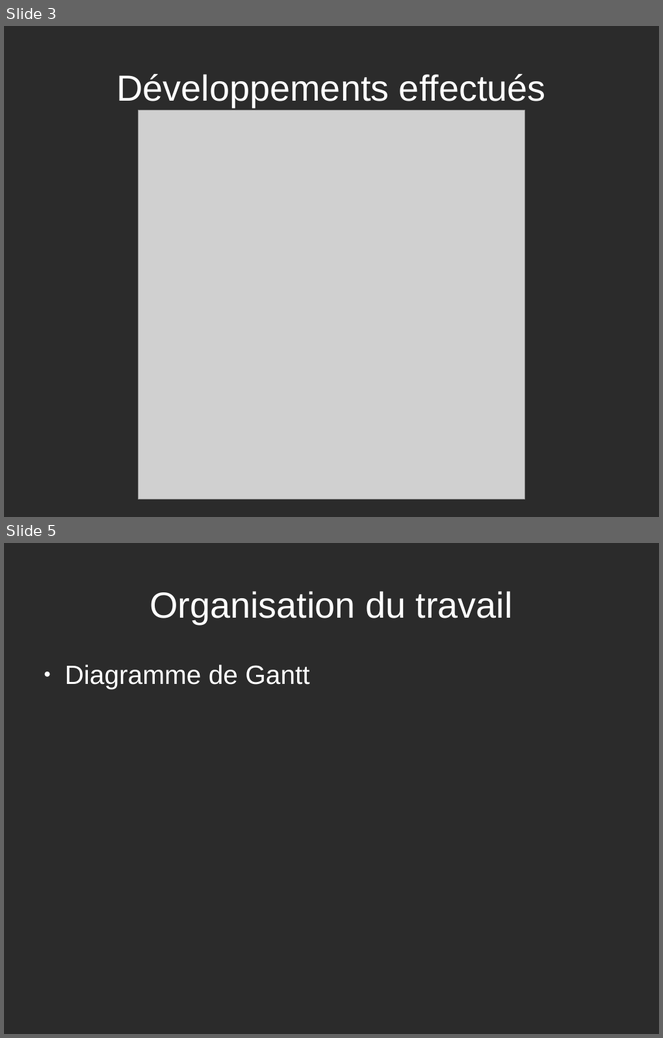
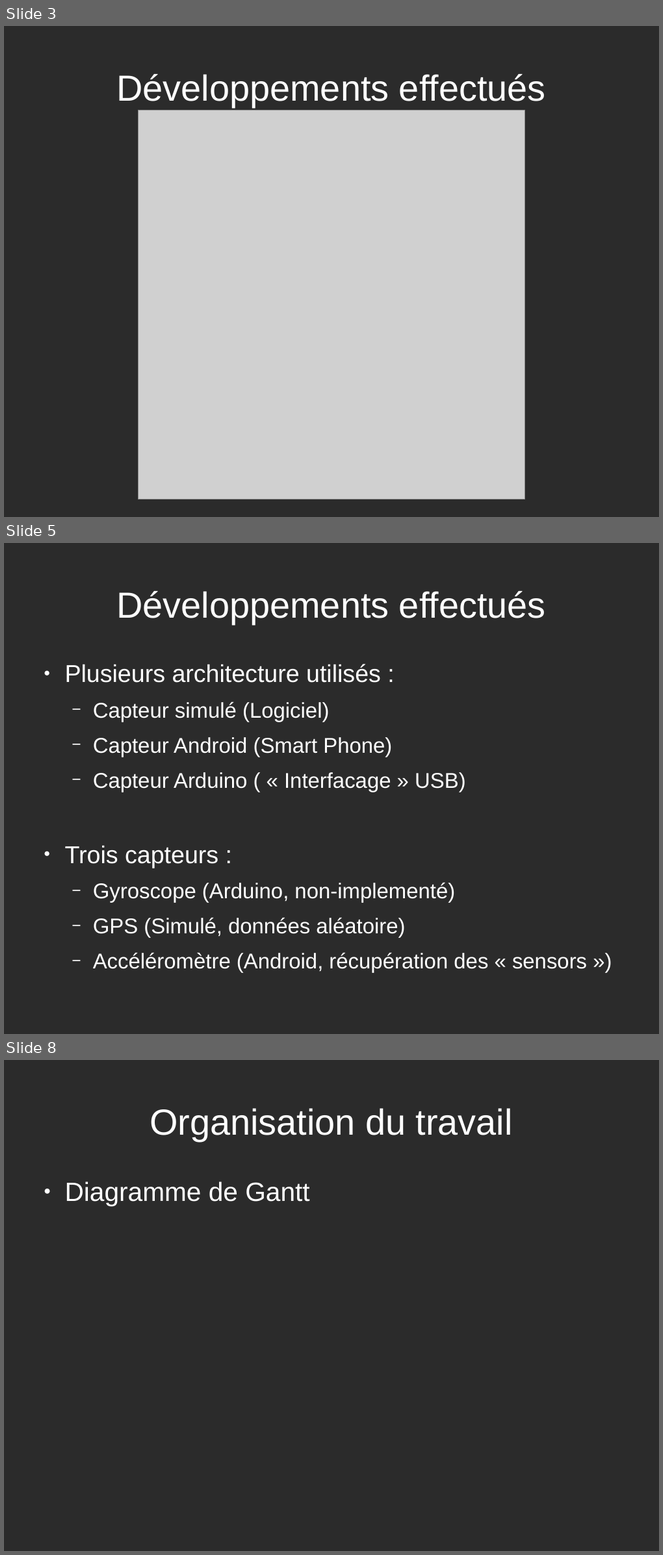
Before and after one commit to rrhardy/projet_techno_grp_5, a slide deck: transparents.odp. Shown one above the other, each under a label of ours: slides 3 and 5 before the commit, slides 3, 5 and 8 after it; the slides between them are not shown. The pictures are 663x1038 and 663x1555 pixels, drawn with LibreOffice and Linux fonts; fonts in the diff are those of the drawing; grey boxes stand for pictures; background and template pictures are left out; a plain dark background stands for a picture behind light text. Boxes give left, top, right and bottom in pixels: in the first picture for what was removed or moved away, otherwise in the second. Text is boxed around its words. In the diff, an @@ line names an element or a change of style, - is before the commit and + after.

```diff
--- a/transparents.odp
+++ b/transparents.odp
@@ slide 5 added at [4,543,659,1034], background picture (left out) @@
@@ title added at [116,591,546,624], 44 pt, text #FFFFFF @@
+Développements effectués
@@ text added at [65,664,587,973], 25.9 pt, text #FFFFFF @@
+● Plusieurs architecture utilisés :
+  − Capteur simulé (Logiciel)
+  − Capteur Android (Smart Phone)
+  − Capteur Arduino ( « Interfacage » USB)
+● Trois capteurs :
+  − Gyroscope (Arduino, non-implementé)
+  − GPS (Simulé, données aléatoire)
+  − Accéléromètre (Android, récupération des « sensors »)
@@ what was slide 5 is now slide 8 @@
```
Also in this commit, not shown: 1 slide changed, 2 other slides added, 10 other files.
